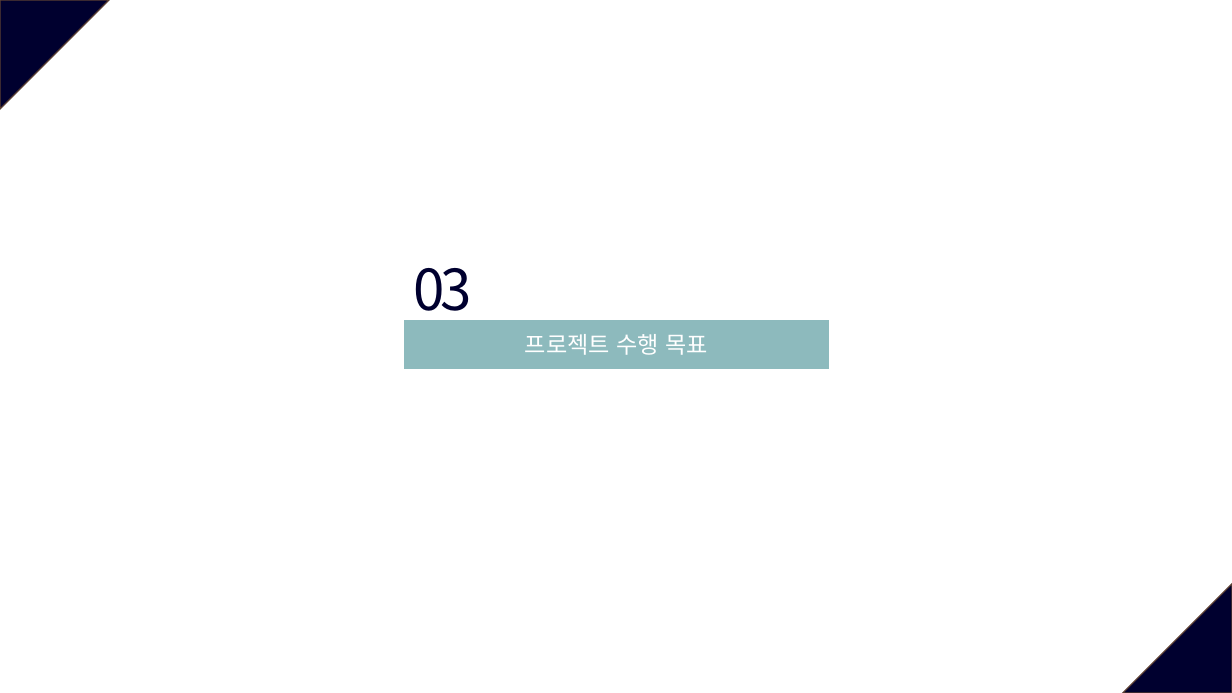
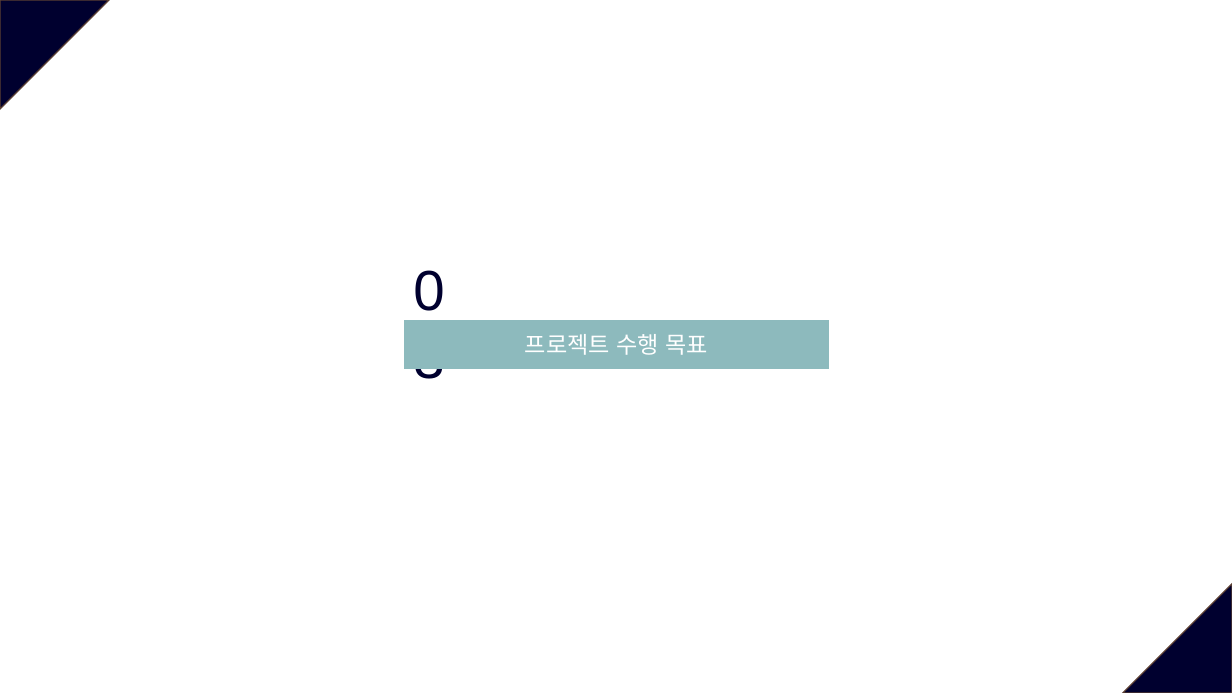
Before and after one commit to JeongJuhyeon/KNUBus, a slide deck: slide 9 of designdocs/Project Plan Presentation.pptx. Drawn at 1232x693 pixels with LibreOffice and Linux fonts; fonts in the diff are those of the drawing. Boxes give left, top, right and bottom in pixels: in the first picture for what was removed or moved away, otherwise in the second. Text is boxed around its words. In the diff, an @@ line names an element or a change of style, - is before the commit and + after.

```diff
--- a/designdocs/Project Plan Presentation.pptx
+++ b/designdocs/Project Plan Presentation.pptx
@@ text "03" at [405,250,479,327]: font Noto Sans CJK KR to Arial @@
@@ rectangle "프로젝트 수행 목표" at [404,321,828,369]: font Noto Sans CJK KR to Arial @@
```
Also in this commit, not shown: 13 other slides changed, 1 slide added, 2 slides removed.
